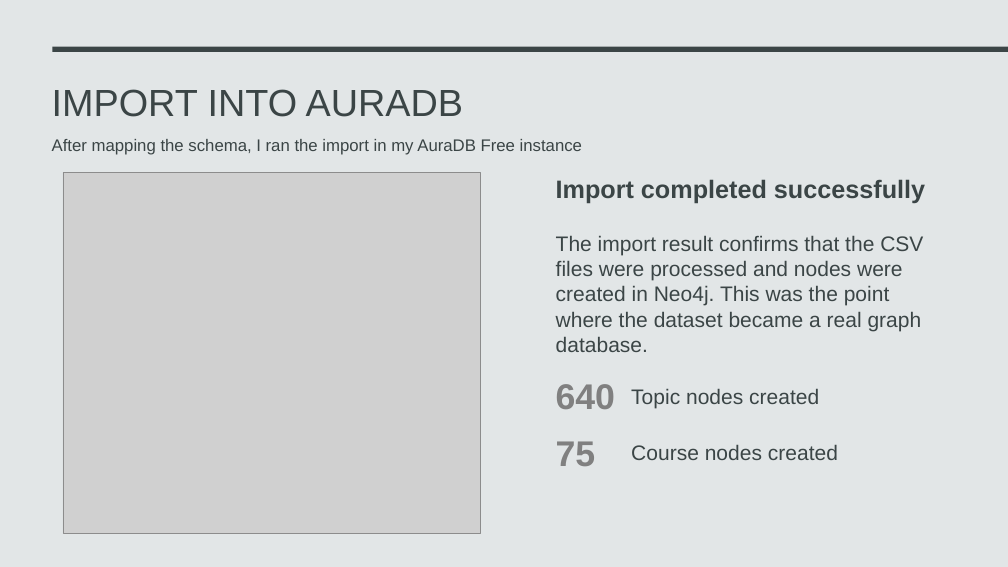
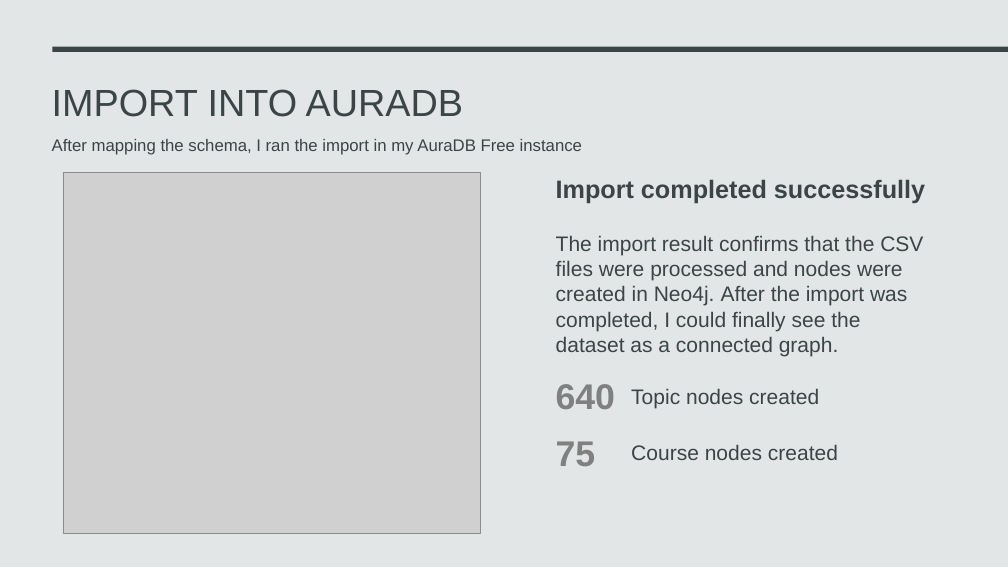
Before and after one commit to nilzellym/KMS-Knowledge-Graph, a slide deck: slide 6 of KnowledgeManagement_Graph.pptx. Drawn at 1008x567 pixels with LibreOffice and Linux fonts; fonts in the diff are those of the drawing; grey boxes stand for pictures. Boxes give left, top, right and bottom in pixels: in the first picture for what was removed or moved away, otherwise in the second. Text is boxed around its words. In the diff, an @@ line names an element or a change of style, - is before the commit and + after.

```diff
--- a/KnowledgeManagement_Graph.pptx
+++ b/KnowledgeManagement_Graph.pptx
@@ text at (556,236,923,356): text changed @@
-The import result confirms that the CSV files were processed and nodes were created in Neo4j. This was the point where the dataset became a real graph database.
+The import result confirms that the CSV files were processed and nodes were created in Neo4j. After the import was completed, I could finally see the dataset as a connected graph.
```
Also in this commit, not shown: 7 other slides changed, 1 other file.
